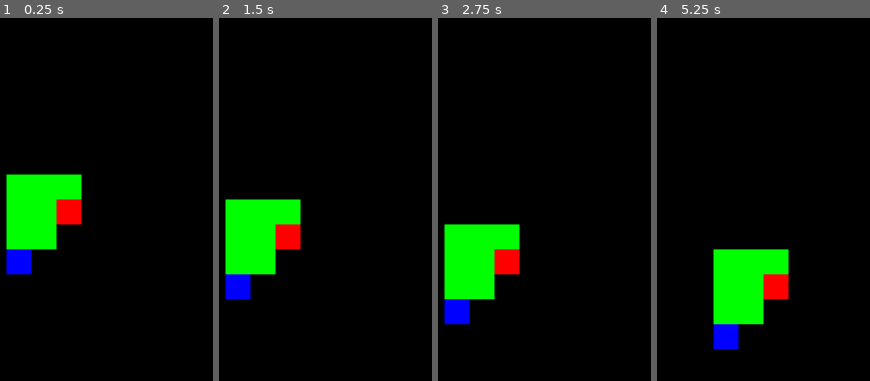
Above: before the commit, frames 1-4 (left to right).
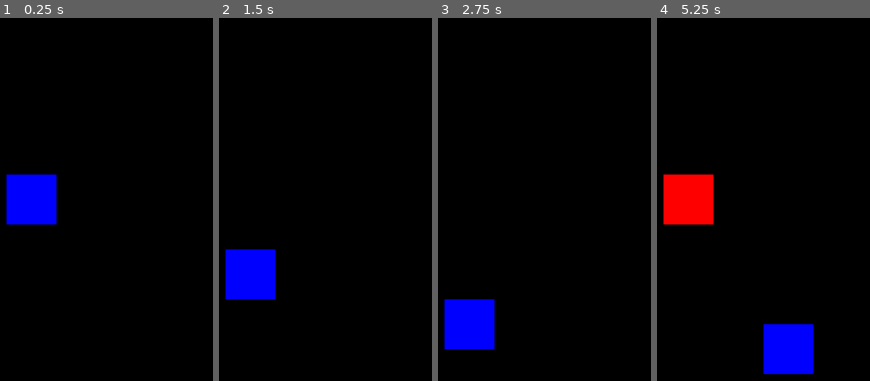
Above: after the commit, the same moments.

Repository: danielcannell/rotatris
Game: Godot game, scene res://Main.tscn
The game is run twice, just before and just after one commit, with the same random seed, the same clock (stepped at 60 frames per second) and the same inputs.
Inputs:
- Up to frame 1 (0.25 s): no input
- Up to frame 2 (1.5 s): tap Enter at 1.25 s
- Up to frame 3 (2.75 s): no input
- Up to frame 4 (5.25 s): tap Space at 2.75 s; tap Enter at 4.25 s

The runs differ from the first frame. In frame 1, 7.5% of the frame differs, in the area x 2-39%, y 42-71%; in frame 2, 7.5%; in frame 3, 9.2%; in frame 4, 14%, in the area x 2-74%, y 42-99%.

Commit message:
Spawn periodically

Diff:
--- a/Playfield.gd
+++ b/Playfield.gd
@@ -1,8 +1,9 @@
 extends Node2D
 
 
-const TIME_TO_MOVE_1_SQUARE = 1
-const MOVES_PER_GRAVITY_CHANGE = int(3 / TIME_TO_MOVE_1_SQUARE)
+const TIME_TO_MOVE_1_SQUARE := 0.5
+const MOVES_PER_GRAVITY_CHANGE := int(3 / TIME_TO_MOVE_1_SQUARE)
+const GRID_WIDTH := 10
 
 
 # All blocks currently in play
@@ -17,16 +18,13 @@
 # Current gravity vector
 var gravity: Array = [0, 1]
 
+# TODO: Should spawn when falling tetronimo lands
+var time_until_spawn := 0.0
+
 
 # Called when the node enters the scene tree for the first time.
 func _ready():
     self.blocks = []
-
-    for x in range(7):
-        var block: Node2D = Block.new()
-        block.from_shape(x)
-        add_child(block)
-        self.blocks.append(block)
 
 
 # Called every frame. 'delta' is the elapsed time since the previous frame.
@@ -42,12 +40,26 @@
             self.gravity_counter = 0
             self.rotate_gravity()
 
+    self.time_until_spawn -= delta
+    if self.time_until_spawn < 0.0:
+        spawn_random_block()
+
+        self.time_until_spawn = 5.0
+
 
 # Update the grid coordinates of all blocks
 func update_block_positions():
     for block in blocks:
-        block.coord = [block.coord[0] + self.gravity[0], block.coord[1] + self.gravity[1]]
+        var new_coord = [block.coord[0] + self.gravity[0], block.coord[1] + self.gravity[1]]
+        block.coord = new_coord
 
 
 func rotate_gravity():
     self.gravity = [self.gravity[1], -self.gravity[0]]
+
+
+func spawn_random_block():
+    var block: Node2D = Block.new()
+    block.random()
+    add_child(block)
+    self.blocks.append(block)
